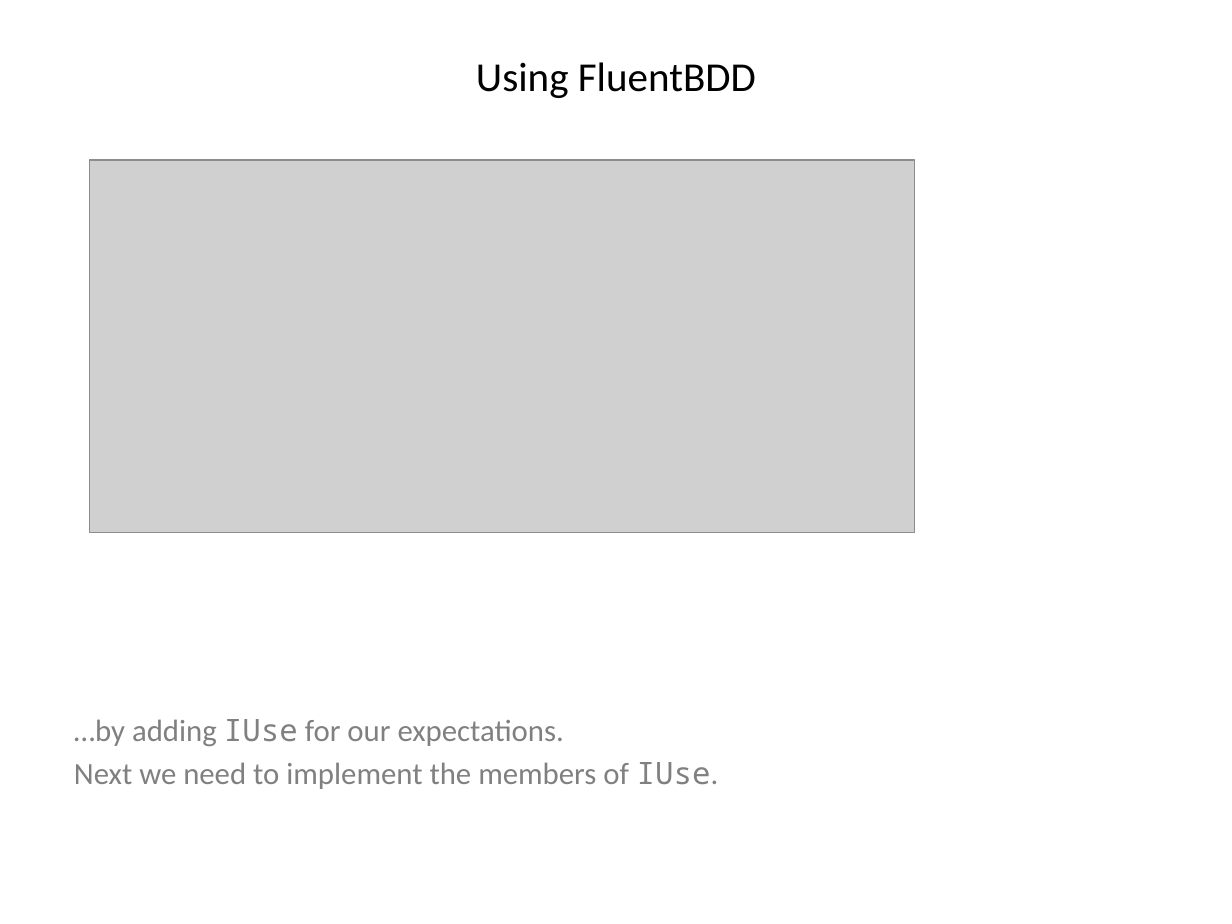
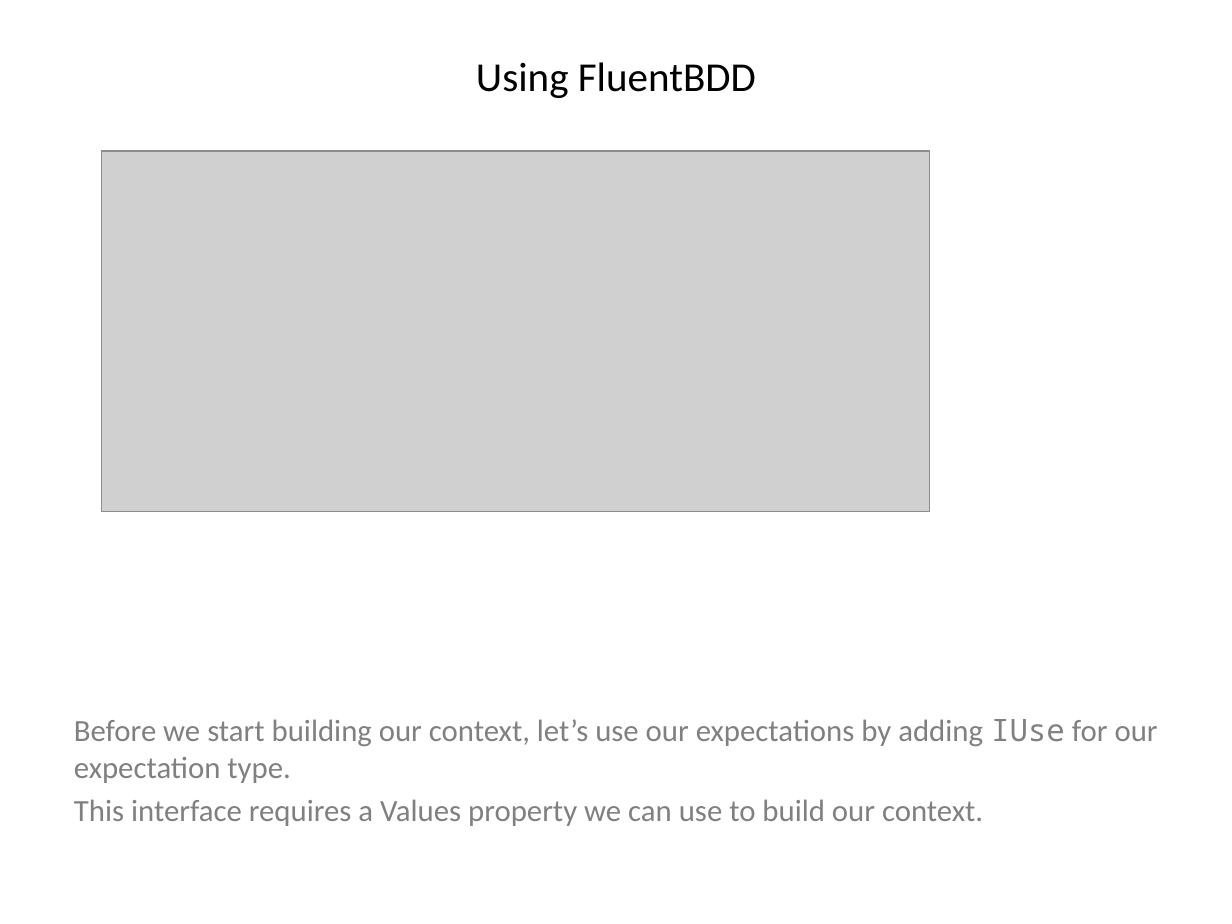
Before and after one commit to i-e-b/FluentBdd, a slide deck: slide 52 of FluentBDD/Fluent BDD.pptx (slide 44 before the commit). Drawn at 1232x924 pixels with LibreOffice and Linux fonts; fonts in the diff are those of the drawing; grey boxes stand for pictures. Boxes give left, top, right and bottom in pixels: in the first picture for what was removed or moved away, otherwise in the second. Text is boxed around its words. In the diff, an @@ line names an element or a change of style, - is before the commit and + after.

```diff
--- a/FluentBDD/Fluent BDD.pptx
+++ b/FluentBDD/Fluent BDD.pptx
@@ picture: place and size @@
-picture at (90,160,914,532)
+picture at (102,152,930,511)
@@ text at (74,719,1158,826): text changed @@
-…by adding IUse for our expectations.
-Next we need to implement the members of IUse.
+Before we start building our context, let’s use our expectations by adding IUse for our expectation type.
+This interface requires a Values property we can use to build our context.
```
Also in this commit, not shown: 69 other slides changed, 9 slides added, 16 slides removed, 25 other files.
